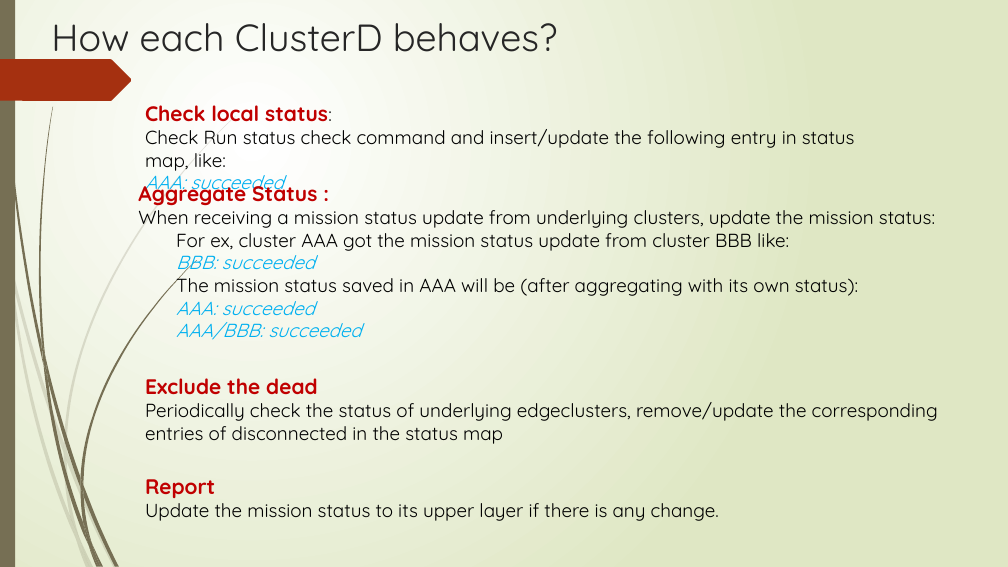
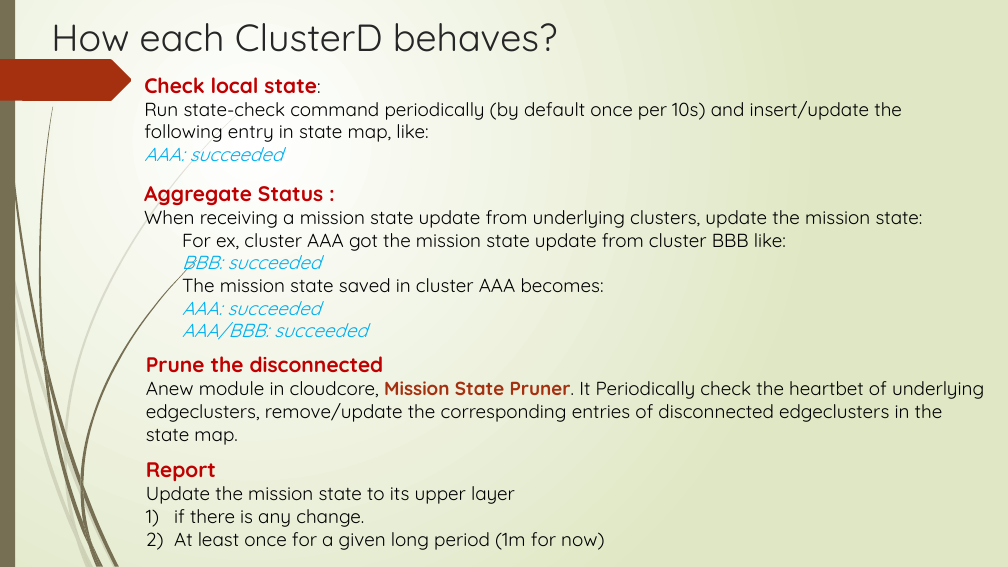
Before and after one commit to pdgetrf/ArktosEdge, a slide deck: slide 3 of slides/extend_mission.pptx. Drawn at 1008x567 pixels with LibreOffice and Linux fonts; fonts in the diff are those of the drawing. Boxes give left, top, right and bottom in pixels: in the first picture for what was removed or moved away, otherwise in the second. Text is boxed around its words. In the diff, an @@ line names an element or a change of style, - is before the commit and + after.

Commit message:
update slides about mission state and pruner

```diff
--- a/slides/extend_mission.pptx
+++ b/slides/extend_mission.pptx
@@ text at bbox=[144, 77, 902, 162]: text changed @@
-Check local status:
-Check Run status check command and insert/update the following entry in status map, like:
-AAA: succeeded
+Check local state:
+Run state-check command periodically (by default once per 10s) and insert/update the following entry in state map, like:
+AAA: succeeded
@@ text at bbox=[144, 186, 923, 251]: text changed @@
-Aggregate Status :
-When receiving a mission status update from underlying clusters, update the mission status:
-  For ex, cluster AAA got the mission status update from cluster BBB like:
+Aggregate Status :
+When receiving a mission state update from underlying clusters, update the mission state:
+  For ex, cluster AAA got the mission state update from cluster BBB like:
@@ text at bbox=[182, 272, 604, 293]: text changed @@
-  The mission status saved in AAA will be (after aggregating with its own status):
+  The mission state saved in cluster AAA becomes:
@@ text at bbox=[146, 356, 984, 445]: text changed @@
-Exclude the dead
-Periodically check the status of underlying edgeclusters, remove/update the corresponding entries of disconnected in the status map
+Prune the disconnected
+Anew module in cloudcore, Mission State Pruner. It Periodically check the heartbet of underlying edgeclusters, remove/update the corresponding entries of disconnected edgeclusters in the state map.
@@ text "Report": place and size @@
-text "Report" at bbox=[145, 479, 719, 521]
+text "Report" at bbox=[146, 462, 604, 550]
@@ text at bbox=[146, 480, 604, 550]: text changed @@
-Update the mission status to its upper layer if there is any change.
+Update the mission state to its upper layer
+1) if there is any change.
+2) At least once for a given long period (1m for now)
```
Also in this commit, not shown: 5 other slides changed, 2 slides added, 1 slide removed.
